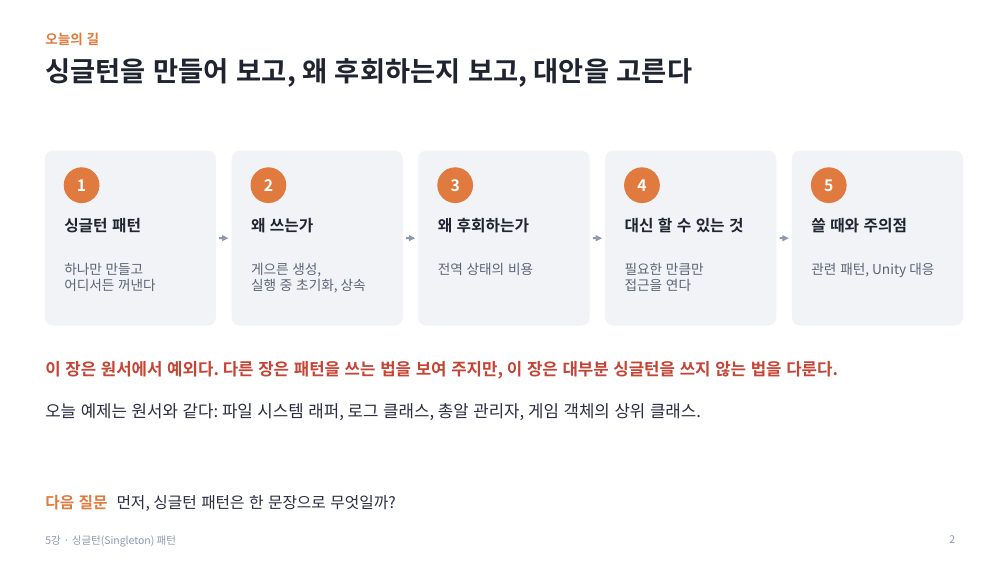
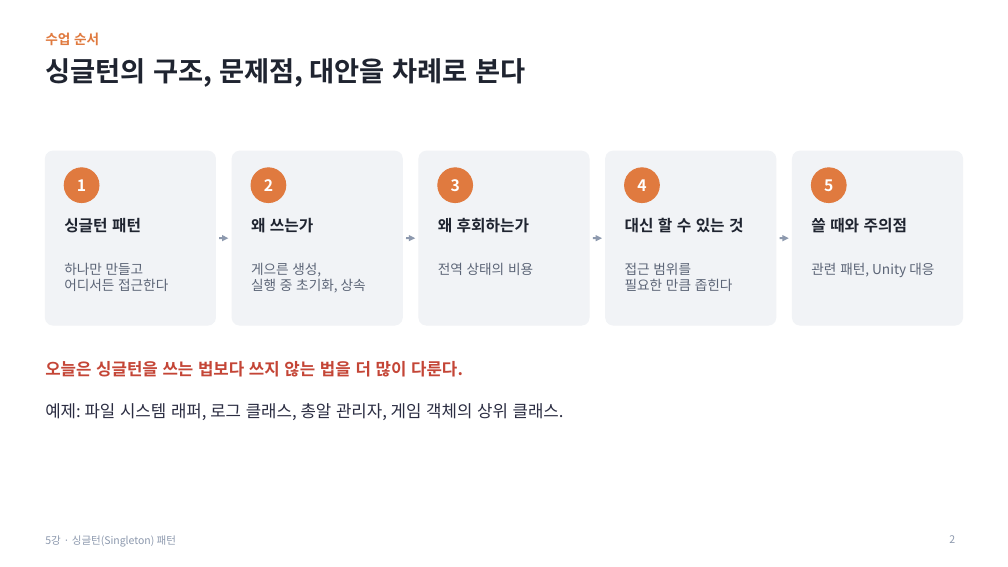
Before and after one commit to Meerkat-GMD/MiniTactics_Student, a slide deck: slide 2 of MiniTactics_Student_Lesson5/05차시_싱글턴_패턴_수업자료.pptx. Drawn at 1008x567 pixels with LibreOffice and Linux fonts; fonts in the diff are those of the drawing. Boxes give left, top, right and bottom in pixels: in the first picture for what was removed or moved away, otherwise in the second. Text is boxed around its words. In the diff, an @@ line names an element or a change of style, - is before the commit and + after.

```diff
--- a/MiniTactics_Student_Lesson5/05차시_싱글턴_패턴_수업자료.pptx
+++ b/MiniTactics_Student_Lesson5/05차시_싱글턴_패턴_수업자료.pptx
@@ title at box(45, 58, 526, 87): text changed @@
-싱글턴을 만들어 보고, 왜 후회하는지 보고, 대안을 고른다
+싱글턴의 구조, 문제점, 대안을 차례로 본다
@@ text at box(45, 32, 99, 46): text changed @@
-오늘의 길
+수업 순서
@@ text at box(625, 262, 733, 291): text changed @@
-필요한 만큼만
-접근을 연다
+접근 범위를
+필요한 만큼 좁힌다
@@ text at box(64, 278, 168, 291): text changed @@
-어디서든 꺼낸다
+어디서든 접근한다
@@ text at box(45, 361, 463, 377): text changed @@
-이 장은 원서에서 예외다. 다른 장은 패턴을 쓰는 법을 보여 주지만, 이 장은 대부분 싱글턴을 쓰지 않는 법을 다룬다.
+오늘은 싱글턴을 쓰는 법보다 쓰지 않는 법을 더 많이 다룬다.
@@ text at box(45, 403, 564, 420): text changed @@
-오늘 예제는 원서와 같다: 파일 시스템 래퍼, 로그 클래스, 총알 관리자, 게임 객체의 상위 클래스.
+예제: 파일 시스템 래퍼, 로그 클래스, 총알 관리자, 게임 객체의 상위 클래스.
@@ text removed at box(45, 495, 396, 511) @@
-다음 질문 먼저, 싱글턴 패턴은 한 문장으로 무엇일까?
```
Also in this commit, not shown: 32 other slides changed, 11 other files.
